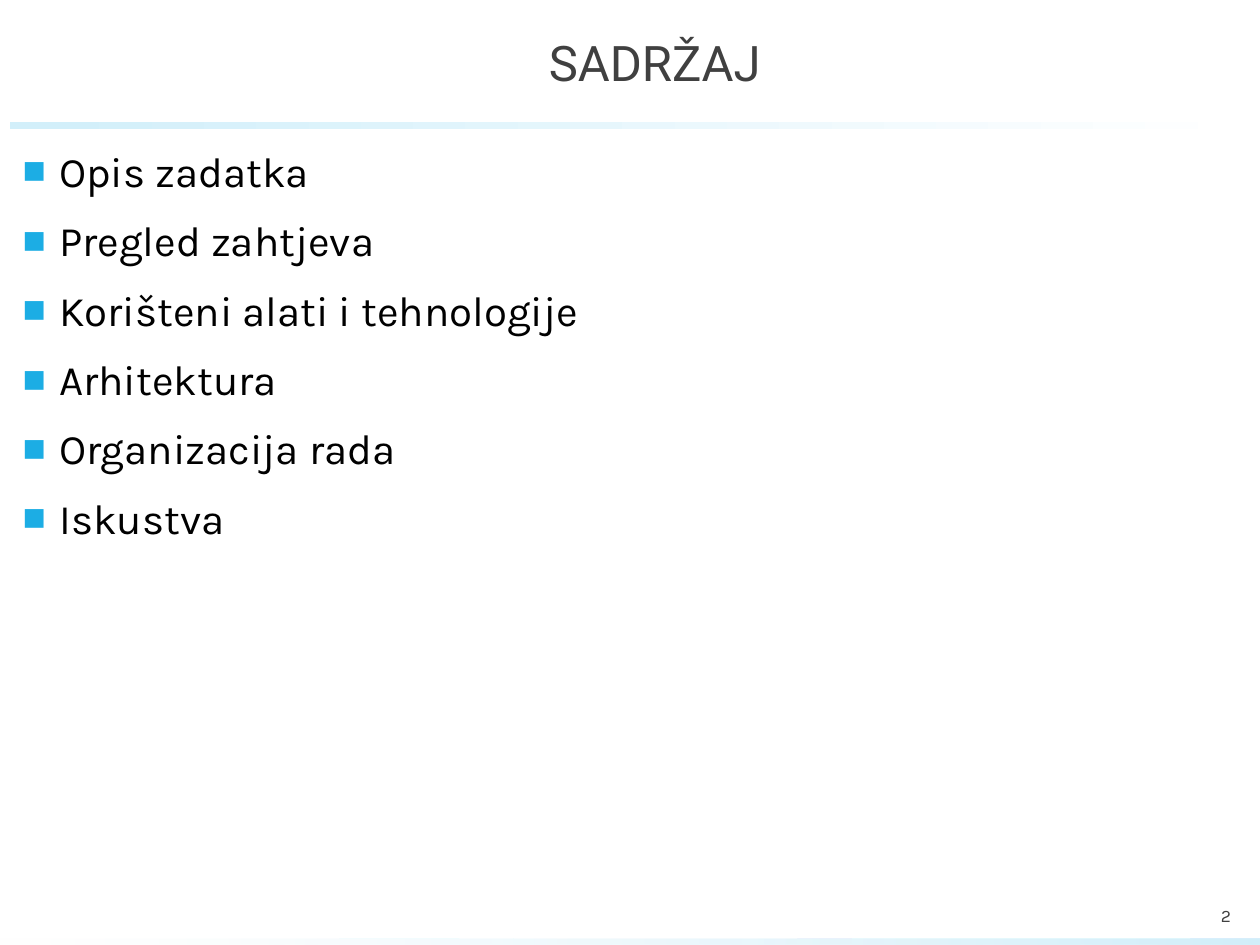
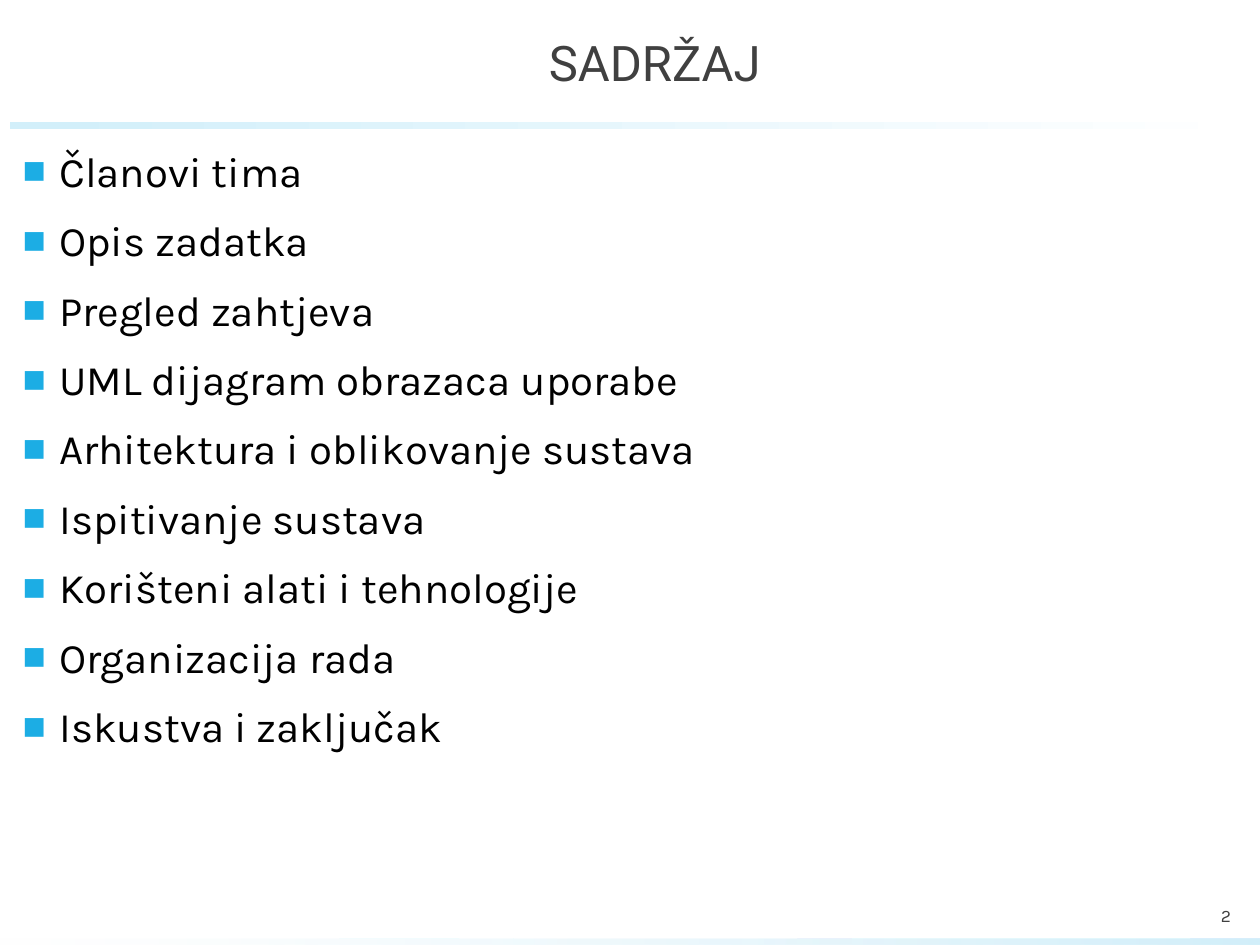
Before and after one commit to rokoKnin/ProgiG03.3_JuliusMeinl, a slide deck: slide 2 of documentation/PROINZ_TG03.3_Bluedilla.pptx. Drawn at 1260x945 pixels with LibreOffice and Linux fonts; fonts in the diff are those of the drawing; background and template pictures are left out. Boxes give left, top, right and bottom in pixels: in the first picture for what was removed or moved away, otherwise in the second. Text is boxed around its words. In the diff, an @@ line names an element or a change of style, - is before the commit and + after.

```diff
--- a/documentation/PROINZ_TG03.3_Bluedilla.pptx
+++ b/documentation/PROINZ_TG03.3_Bluedilla.pptx
@@ text at <box>59,149,303,188</box>: paragraph added @@
+■ Članovi tima
@@ text at <box>59,366,695,545</box>: paragraphs added @@
+■ UML dijagram obrazaca uporabe
+■ Arhitektura i oblikovanje sustava
+■ Ispitivanje sustava
@@ text at <box>59,366,277,396</box>: paragraph removed @@
-■ Arhitektura
@@ text at <box>59,711,442,753</box>: text changed @@
-■ Iskustva
+■ Iskustva i zaključak
```
Also in this commit, not shown: 6 other slides changed, 10 slides added, 7 slides removed, 2 other files.
